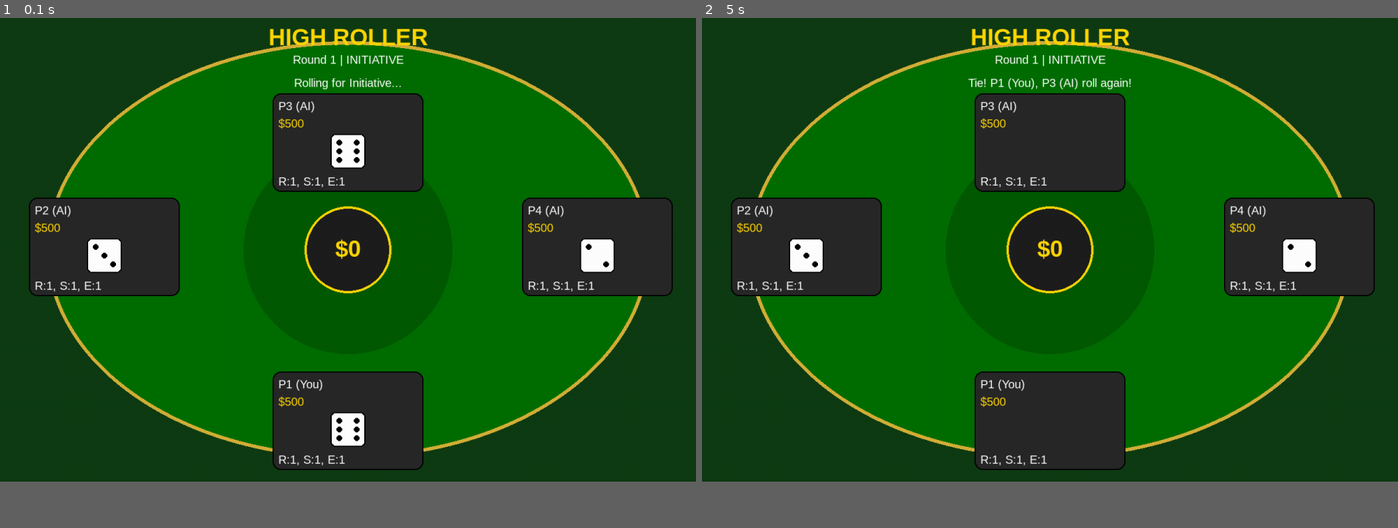
Above: before the commit, frames 1-2 (left to right).
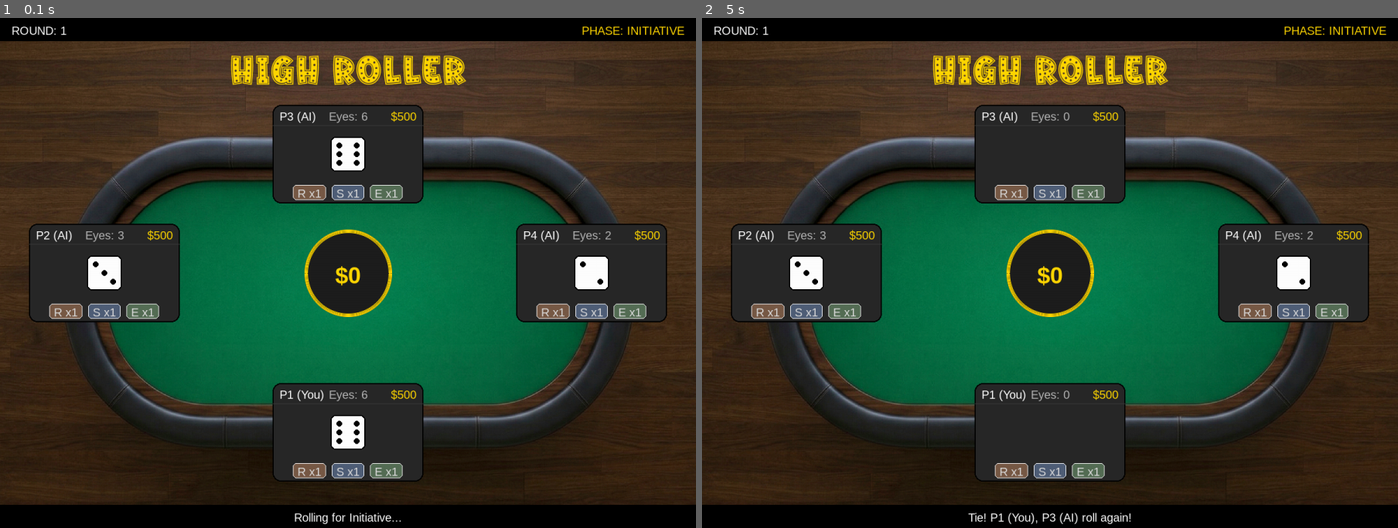
Above: after the commit, the same moments.

Repository: codingwithroman/pygame_softeng
Game: pygame game, started from main.py
Two runs of this game, one before a commit and one after it. Both use one fixed random seed, a clock stepped at 60 frames per second and the inputs below.
Inputs:
- Up to frame 1 (0.1 s): no input
- Up to frame 2 (5 s): no input
In our replay, the window is 900x600 before the commit and 900x660 after it. These sizes can differ from the game's own. Grey fills any space a smaller window leaves; there, only what the larger window draws over its background counts as a difference.

The runs differ from the first frame. In frame 1, 83% of the frame differs, in the area x 0-100%, y 0-100%; in frame 2, 83%.

Commit message:
UI improvement, high quality pool table background, smoother borders, added header and footer to organize game data, organized player specific data in player panels with badges for power ups. name, points and saldo in header, leaving more space for dice.

Diff:
--- a/constants.py
+++ b/constants.py
@@ -1,8 +1,12 @@
 import pygame
 
 # Screen
+# In constants.py
+HEADER_HEIGHT = 40
+FOOTER_HEIGHT = 40
+GAME_HEIGHT = 800
 SCREEN_WIDTH = 1200
-SCREEN_HEIGHT = 800
+SCREEN_HEIGHT = GAME_HEIGHT + HEADER_HEIGHT + FOOTER_HEIGHT # Totaal 880
 FPS = 60
 
 # Colors
@@ -10,7 +14,7 @@
 COLOR_WHITE = (255, 255, 255)
 COLOR_BLACK = (0, 0, 0)
 COLOR_GREY = (169, 169, 169)
-COLOR_BROWN = (139, 69, 19)
+COLOR_BROWN = (92, 51, 23)
 COLOR_RED = (220, 20, 60)
 COLOR_GOLD = (255, 215, 0)
 
--- a/main.py
+++ b/main.py
@@ -1,8 +1,9 @@
 import pygame
+import pygame.gfxdraw
 import sys
 import random
 from constants import (
-    SCREEN_WIDTH, SCREEN_HEIGHT, FPS, COLOR_TABLE_GREEN, COLOR_WHITE, COLOR_BLACK,
+    SCREEN_WIDTH, SCREEN_HEIGHT, HEADER_HEIGHT, FOOTER_HEIGHT, GAME_HEIGHT, FPS, COLOR_TABLE_GREEN, COLOR_WHITE, COLOR_BLACK,
     COLOR_GREY, COLOR_BROWN, COLOR_RED, COLOR_GOLD, STATE_INITIATIVE, STATE_BETTING,
     STATE_ROLL_ALL, STATE_POWERUP_TURN, STATE_SHOWDOWN, STATE_SHOP, STATE_GAMEOVER,
     COST_REROLL, COST_SWAP, COST_EXTRA_DIE, MAX_ROUNDS, CURRENCY_STEP, MAX_BET, DICE_SIZE
@@ -13,10 +14,13 @@
 class Game:
     def __init__(self, screen):
         self.screen = screen
+        self.background_image = pygame.transform.scale(pygame.image.load("assets/Pokertable_edit.png").convert(), (SCREEN_WIDTH, GAME_HEIGHT))
         self.clock = pygame.time.Clock()
         self.font = pygame.font.SysFont("Arial", 20)
         self.large_font = pygame.font.SysFont("Arial", 40, bold=True)
-        self.btn_font = pygame.font.SysFont("Arial", 24, bold=True)
+        self.btn_font = pygame.font.SysFont("Arial", 18, bold=True)
+        self.font_title = pygame.font.Font("assets/RetroCasino.ttf", 72)
+        self.bet_font = pygame.font.SysFont("Arial", 32, bold=True) # Een stuk groter dan de 18 van de buttons
 
         # Initialize attributes to satisfy linter
         self.players = []
@@ -502,60 +506,120 @@
 
     def draw_button(self, x, y, w, h, text, color, btn_id):
         rect = pygame.Rect(x, y, w, h)
-        pygame.draw.rect(self.screen, color, rect, border_radius=5)
-        pygame.draw.rect(self.screen, COLOR_BLACK, rect, width=2, border_radius=5)
+        mouse_pos = pygame.mouse.get_pos()
+
+        # Check of de muis boven de knop zweeft
+        if rect.collidepoint(mouse_pos):
+            # Zet cursor op handje als we over een knop zweven
+            pygame.mouse.set_cursor(pygame.SYSTEM_CURSOR_HAND)
+
+            # Kleur lichter maken voor de hover
+            draw_color = tuple(min(255, int(c * 1.2)) for c in color)
+        else:
+            draw_color = color
+
+        # Teken de knop
+        pygame.draw.rect(self.screen, draw_color, rect, border_radius=15)
+        pygame.draw.rect(self.screen, COLOR_BLACK, rect, width=2, border_radius=15)
+
         txt = self.btn_font.render(text, True, COLOR_WHITE)
         self.screen.blit(txt, (x + w//2 - txt.get_width()//2, y + h//2 - txt.get_height()//2))
+
         self.buttons.append({'rect': rect, 'id': btn_id})
 
     def draw(self):
+        pygame.mouse.set_cursor(pygame.SYSTEM_CURSOR_ARROW)
         self.buttons = []
 
+
         # ===== BACKGROUND (CASINO TABLE) =====
-        self.screen.fill((15, 60, 20))
-
-        pygame.draw.ellipse(self.screen, (0, 110, 0),
-                            (80, 40, SCREEN_WIDTH - 160, SCREEN_HEIGHT - 80))
-        pygame.draw.ellipse(self.screen, (212, 175, 55),
-                            (80, 40, SCREEN_WIDTH - 160, SCREEN_HEIGHT - 80), 6)
-
-        pygame.draw.circle(self.screen, (0, 90, 0),
-                        (SCREEN_WIDTH // 2, SCREEN_HEIGHT // 2), 180)
+        self.screen.blit(self.background_image, (0, HEADER_HEIGHT))
+
+        # pygame.draw.ellipse(self.screen, (0, 110, 0),
+        #                     (80, 40, SCREEN_WIDTH - 160, SCREEN_HEIGHT - 80))
+        # pygame.draw.ellipse(self.screen, (212, 175, 55),
+        #                     (80, 40, SCREEN_WIDTH - 160, SCREEN_HEIGHT - 80), 6)
+
+        # pygame.draw.circle(self.screen, (0, 90, 0),
+        #                 (SCREEN_WIDTH // 2, SCREEN_HEIGHT // 2), 180)
 
         # ===== TITLE =====
-        title = self.large_font.render("HIGH ROLLER", True, COLOR_GOLD)
-        self.screen.blit(title, (SCREEN_WIDTH // 2 - title.get_width() // 2, 10))
-
-        status = self.font.render(f"Round {self.round} | {self.state}", True, COLOR_WHITE)
-        self.screen.blit(status, (SCREEN_WIDTH // 2 - status.get_width() // 2, 60))
+        title = self.font_title.render("HIGH ROLLER", True, COLOR_GOLD)
+        self.screen.blit(title, (SCREEN_WIDTH // 2 - title.get_width() // 2, 10 + HEADER_HEIGHT))
+
+
+        # ===== HEADER =====
+
+        # Maak een semi-transparante balk bovenin
+        pygame.draw.rect(self.screen, COLOR_BLACK, (0, 0, SCREEN_WIDTH, HEADER_HEIGHT))
+
+        # Verplaats Round & State naar de hoeken
+        round_txt = self.font.render(f"ROUND: {self.round}", True, COLOR_WHITE)
+        state_txt = self.font.render(f"PHASE: {self.state}", True, COLOR_GOLD)
+
+        self.screen.blit(round_txt, (20, 10)) # Top-links
+        self.screen.blit(state_txt, (SCREEN_WIDTH - state_txt.get_width() - 20, 10)) # Top-rechts
+
+
+        # ==== FOOTER ====
+        footer_y = SCREEN_HEIGHT - FOOTER_HEIGHT # Dit is 840
+        pygame.draw.rect(self.screen, COLOR_BLACK, (0, footer_y, SCREEN_WIDTH, FOOTER_HEIGHT))
+
+        if self.message:
+            msg_txt = self.font.render(self.message, True, COLOR_WHITE)
+            msg_x = SCREEN_WIDTH // 2 - msg_txt.get_width() // 2
+            # We zetten de tekst in de onderste balk
+            self.screen.blit(msg_txt, (msg_x, footer_y + 10))
 
         # ===== POT (CENTER) =====
-        cx, cy = SCREEN_WIDTH // 2, SCREEN_HEIGHT // 2
-
-        pygame.draw.circle(self.screen, (30, 30, 30), (cx, cy), 75)
-        pygame.draw.circle(self.screen, COLOR_GOLD, (cx, cy), 75, 4)
+        cx = SCREEN_WIDTH // 2
+        cy = HEADER_HEIGHT + GAME_HEIGHT // 2
+
+        # pygame.draw.circle(self.screen, (30, 30, 30), (cx, cy), 75)
+        # pygame.draw.circle(self.screen, COLOR_GOLD, (cx, cy), 75, 4)
+
+        # Teken de gevulde cirkel (anti-aliased)
+        pygame.gfxdraw.aacircle(self.screen, cx, cy, 75, (30, 30, 30))
+        pygame.gfxdraw.filled_circle(self.screen, cx, cy, 75, (30, 30, 30))
+
+        # Teken de gouden rand (anti-aliased)
+        border_thickness = 6 # Pas dit aan voor meer of minder dikte
+        for i in range(border_thickness):
+            # We tekenen cirkels van straal 75 naar binnen toe (75, 74, 73, etc.)
+            pygame.gfxdraw.aacircle(self.screen, cx, cy, 75 - i, COLOR_GOLD)
+        # pygame.gfxdraw.aacircle(self.screen, cx, cy, 75, COLOR_GOLD)
+        pygame.gfxdraw.aacircle(self.screen, cx, cy, 74, COLOR_GOLD)
 
         pot_text = self.large_font.render(f"${self.pot}", True, COLOR_GOLD)
-        self.screen.blit(pot_text, (cx - pot_text.get_width() // 2, cy - 25))
-
-        # ===== MESSAGE =====
-        msg = self.font.render(self.message, True, COLOR_WHITE)
-        self.screen.blit(msg, (SCREEN_WIDTH // 2 - msg.get_width() // 2, 100))
+        self.screen.blit(pot_text, (cx - pot_text.get_width() // 2, cy - 19))
+
 
         # ===== SHOP MODE BACKGROUND =====
         if self.state == STATE_SHOP:
-            overlay = pygame.Surface((SCREEN_WIDTH, SCREEN_HEIGHT))
+            overlay = pygame.Surface((SCREEN_WIDTH, GAME_HEIGHT))
             overlay.set_alpha(180)
             overlay.fill((20, 20, 35))
-            self.screen.blit(overlay, (0, 0))
+            self.screen.blit(overlay, (0, HEADER_HEIGHT))
 
         # ===== PLAYER PANELS =====
+        # Centraal punt voor horizontale uitlijning
+        center_x = SCREEN_WIDTH // 2
+        # Het verticale midden van de tafel-foto (voor P2 en P4)
+        table_center_y = HEADER_HEIGHT + (GAME_HEIGHT // 2)
+
         positions = [
-            (SCREEN_WIDTH // 2 - 130, SCREEN_HEIGHT - 190),  # P1 (bottom)
-            (50, SCREEN_HEIGHT // 2 - 90),                   # P2 (left)
-            (SCREEN_WIDTH // 2 - 130, 130),                  # P3 (TOP — FIXED)
-            (SCREEN_WIDTH - 300, SCREEN_HEIGHT // 2 - 90)    # P4 (right)
-        ]
+            # P1 (Onderaan):
+            (center_x - 130, SCREEN_HEIGHT - FOOTER_HEIGHT - 210),
+
+            # P2 (Links): Verticaal gecentreerd op het laken
+            (50, table_center_y - 85),
+
+            # P3 (Bovenaan): Verlaagd om de titel vrij te houden (y=130)
+            (center_x - 130, HEADER_HEIGHT + 110),
+
+            # P4 (Rechts): Verticaal gecentreerd op het laken
+            (SCREEN_WIDTH - 310, table_center_y - 85)
+]
 
         for i, p in enumerate(self.players):
             if not p:
@@ -586,12 +650,34 @@
 
             pygame.draw.rect(self.screen, COLOR_BLACK, (x, y, w, h), 2, border_radius=14)
 
-            # Player name + points
-            name = self.font.render(p.name, True, COLOR_WHITE)
-            pts = self.font.render(f"${p.points}", True, COLOR_GOLD)
-
-            self.screen.blit(name, (x + 10, y + 10))
-            self.screen.blit(pts, (x + 10, y + 40))
+
+            # ===== PLAYER PANEL HEADER =====
+            # 1. Bereken het totaal aantal ogen
+            total_eyes = sum(p.dice) if p.dice else 0
+
+            # 2. Render de tekst voor de drie kolommen
+            name_txt = self.font.render(p.name, True, COLOR_WHITE)
+            pts_txt = self.font.render(f"${p.points}", True, COLOR_GOLD)
+            total_txt = self.font.render(f"Eyes: {total_eyes}", True, (180, 180, 180)) # Subtiel grijs
+
+            # 3. Posities berekenen voor de header-rij (y + 8 voor wat padding)
+            header_y = y + 8
+            self.screen.blit(name_txt, (x + 12, header_y)) # Links: Naam
+            self.screen.blit(total_txt, (x + (w // 2) - (total_txt.get_width() // 2), header_y)) # Midden: Totaal
+            self.screen.blit(pts_txt, (x + w - pts_txt.get_width() - 12, header_y)) # Rechts: Saldo
+
+            # 4. Trek een subtiele scheidingslijn (separator)
+            # We tekenen een donkergrijze lijn net onder de tekst (op y + 35)
+            pygame.draw.line(self.screen, (60, 60, 60), (x, y + 35), (x + w, y + 35), 1)
+
+
+
+            # # Player name + points
+            # name = self.font.render(p.name, True, COLOR_WHITE)
+            # pts = self.font.render(f"${p.points}", True, COLOR_GOLD)
+
+            # self.screen.blit(name, (x + 10, y + 10))
+            # self.screen.blit(pts, (x + 10, y + 40))
 
             # Dice (centered)
             if p.dice:
@@ -599,65 +685,118 @@
                 start_x = x + (w - total_w) // 2
 
                 for j, val in enumerate(p.dice):
-                    draw_die(self.screen, start_x + j * (DICE_SIZE + 10), y + 70, val)
-
-            # Inventory
+                    draw_die(self.screen, start_x + j * (DICE_SIZE + 10), y + 55, val)
+
+            # ===== INVENTORY (BADGES) =====
             if p.inventory:
-                inv = ", ".join([f"{k[0]}:{v}" for k, v in p.inventory.items()])
-                inv_text = self.font.render(inv, True, COLOR_WHITE)
-                self.screen.blit(inv_text, (x + 10, y + 140))
+                # Muted palette voor een rustiger totaalbeeld
+                badge_colors = {
+                    "Reroll": (120, 90, 70),    # Gedempt terracotta
+                    "Swap": (80, 95, 120),      # Gedempt staalblauw
+                    "Extra Die": (85, 110, 85)   # Gedempt saliegroen
+                }
+
+                badge_h = 26
+                badge_y = y + 138
+                gap = 10
+
+                # STAP 1: Bereken de totale breedte van de hele rij badges
+                active_badges = []
+                total_row_width = 0
+
+                for item_name, count in p.inventory.items():
+                    if count <= 0: continue
+                    label = f"{item_name[0]} x{count}"
+                    txt_surf = self.font.render(label, True, (220, 220, 220))
+                    b_w = txt_surf.get_width() + 16 # Breedte inclusief padding
+                    active_badges.append((txt_surf, b_w, item_name))
+                    total_row_width += b_w
+
+                # Voeg de tussenruimtes (gaps) toe aan de totale breedte
+                if active_badges:
+                    total_row_width += gap * (len(active_badges) - 1)
+
+                    # STAP 2: Bereken het gecentreerde startpunt
+                    # (Panel breedte - Totale rij breedte) / 2
+                    current_badge_x = x + (260 - total_row_width) // 2
+
+                    # STAP 3: Teken de badges
+                    for txt_surf, b_w, item_name in active_badges:
+                        color = badge_colors.get(item_name, COLOR_GREY)
+
+                        # Achtergrond badge
+                        pygame.draw.rect(self.screen, color, (current_badge_x, badge_y, b_w, badge_h), border_radius=6)
+                        # Subtiele inner-stroke voor diepte
+                        pygame.draw.rect(self.screen, (255, 255, 255, 30), (current_badge_x, badge_y, b_w, badge_h), 1, border_radius=6)
+
+                        # Tekst blitten (optisch verticaal gecentreerd met +1 pixel)
+                        text_cent_y = badge_y + (badge_h // 2 - txt_surf.get_height() // 2) + 1
+                        self.screen.blit(txt_surf, (current_badge_x + 8, text_cent_y))
+
+                        # Schuif op naar de volgende positie
+                        current_badge_x += b_w + gap
+
 
         # ===== BUTTONS =====
+
+        # Referentiepunt P1 (de speler onderaan)
+        p1_y = SCREEN_HEIGHT - FOOTER_HEIGHT - 210     # De bovenkant van het P1 paneel
+        p1_center_x = SCREEN_WIDTH // 2
+
+        # We zetten button_y nu op -110 (was -80) om ze hoger te plaatsen
+        button_y = p1_y - 110
 
         # Betting
         if self.state == STATE_BETTING and self.starter and not self.starter.is_ai:
-            self.draw_button(cx - 100, 180, 50, 40, "-", COLOR_BROWN, "bet_minus")
-            self.draw_button(cx + 50, 140, 50, 40, "+", COLOR_BROWN, "bet_plus")
-
-            bet_text = self.btn_font.render(f"${self.current_bet}", True, COLOR_GOLD)
-            self.screen.blit(bet_text, (cx - bet_text.get_width() // 2, 145))
-
-            self.draw_button(cx - 60, 240, 120, 45, "CONFIRM", (0, 120, 0), "bet_confirm")
+            # De min en plus knoppen op de bovenste rij
+            self.draw_button(p1_center_x - 120, button_y, 50, 40, "-", COLOR_BROWN, "bet_minus")
+            self.draw_button(p1_center_x + 70, button_y, 50, 40, "+", COLOR_BROWN, "bet_plus")
+
+            # Het bedrag met het nieuwe grotere font, precies in het midden
+            bet_text = self.bet_font.render(f"${self.current_bet}", True, COLOR_GOLD)
+            # We centreren het verticaal t.o.v. de - en + knoppen
+            text_y = button_y + (40 // 2) - (bet_text.get_height() // 2)
+            self.screen.blit(bet_text, (p1_center_x - bet_text.get_width() // 2, text_y))
+
+            # De CONFIRM knop op de tweede rij (50 pixels lager)
+            self.draw_button(p1_center_x - 65, button_y + 55, 130, 45, "CONFIRM", (0, 120, 0), "bet_confirm")
 
         # Powerups
         if self.state == STATE_POWERUP_TURN and self.turn_order:
-            p = None
-            if self.turn_order and 0 <= self.current_turn_idx < len(self.turn_order):
-                p = self.turn_order[self.current_turn_idx]
+            p = self.turn_order[self.current_turn_idx] if self.current_turn_idx < len(self.turn_order) else None
             if p and not p.is_ai:
-                self.draw_button(cx - 260, 140, 100, 40, "PASS", COLOR_GREY, "pw_pass")
-
-                if p.has_powerup("Reroll"):
-                    self.draw_button(cx - 140, 140, 100, 40, "REROLL", COLOR_BROWN, "pw_reroll")
-
-                if p.has_powerup("Swap"):
-                    self.draw_button(cx - 20, 140, 100, 40, "SWAP", COLOR_BROWN, "pw_swap")
-
-                if p.has_powerup("Extra Die"):
-                    self.draw_button(cx + 100, 140, 120, 40, "EXTRA", COLOR_BROWN, "pw_extra")
+                btn_w = 110
+                gap = 20
+                start_x = p1_center_x - 250
+
+                self.draw_button(start_x, button_y + 20, btn_w, 45, "PASS", COLOR_GOLD, "pw_pass")
+                self.draw_button(start_x + (btn_w + gap), button_y + 20, btn_w, 45, "REROLL", COLOR_BROWN, "pw_reroll")
+                self.draw_button(start_x + 2 * (btn_w + gap), button_y + 20, btn_w, 45, "SWAP", COLOR_BROWN, "pw_swap")
+                self.draw_button(start_x + 3 * (btn_w + gap), button_y + 20, btn_w, 45, "EXTRA", COLOR_BROWN, "pw_extra")
 
         # Shop
         if self.state == STATE_SHOP and self.turn_order:
-            p = None
-            if self.turn_order and 0 <= self.current_turn_idx < len(self.turn_order):
-                p = self.turn_order[self.current_turn_idx]
+            p = self.turn_order[self.current_turn_idx] if self.current_turn_idx < len(self.turn_order) else None
+            # In main.py -> draw() onder de STATE_SHOP sectie
             if p and not p.is_ai:
-                self.draw_button(cx - 220, 140, 130, 45,
-                                f"REROLL ({COST_REROLL})",
-                                COLOR_BROWN if p.points >= COST_REROLL + 50 else COLOR_GREY,
-                                "shop_reroll")
-
-                self.draw_button(cx - 60, 140, 130, 45,
-                                f"SWAP ({COST_SWAP})",
-                                COLOR_BROWN if p.points >= COST_SWAP + 50 else COLOR_GREY,
-                                "shop_swap")
-
-                self.draw_button(cx + 100, 140, 150, 45,
-                                f"EXTRA ({COST_EXTRA_DIE})",
-                                COLOR_BROWN if p.points >= COST_EXTRA_DIE + 50 else COLOR_GREY,
-                                "shop_extra")
-
-                self.draw_button(cx - 60, 200, 120, 45, "EXIT", (0, 120, 0), "shop_exit")
+                shop_y = button_y - 40
+                btn_w = 160
+                gap = 25
+                start_x = p1_center_x - 265 # Perfect gecentreerd
+
+                # --- COLOR LOGIC PER ITEM ---
+                # We checken of de speler de kosten + de 50 reserve kan betalen
+                color_reroll = COLOR_BROWN if p.points >= COST_REROLL + 50 else COLOR_GREY
+                color_swap   = COLOR_BROWN if p.points >= COST_SWAP + 50 else COLOR_GREY
+                color_extra  = COLOR_BROWN if p.points >= COST_EXTRA_DIE + 50 else COLOR_GREY
+
+                # --- DRAW THE BUTTONS ---
+                self.draw_button(start_x, shop_y, btn_w, 45, f"REROLL ({COST_REROLL})", color_reroll, "shop_reroll")
+                self.draw_button(start_x + (btn_w + gap), shop_y, btn_w, 45, f"SWAP ({COST_SWAP})", color_swap, "shop_swap")
+                self.draw_button(start_x + 2 * (btn_w + gap), shop_y, btn_w, 45, f"EXTRA ({COST_EXTRA_DIE})", color_extra, "shop_extra")
+
+                # EXIT knop blijft altijd groen en klikbaar
+                self.draw_button(p1_center_x - 60, shop_y + 50, 120, 40, "EXIT", (0, 120, 0), "shop_exit")
 
     def draw_gameover(self):
         self.screen.fill(COLOR_TABLE_GREEN)
Binary file added: assets/Pokertable_edit.png
Binary file added: assets/RetroCasino.ttf
Not shown, added: requirements.txt
